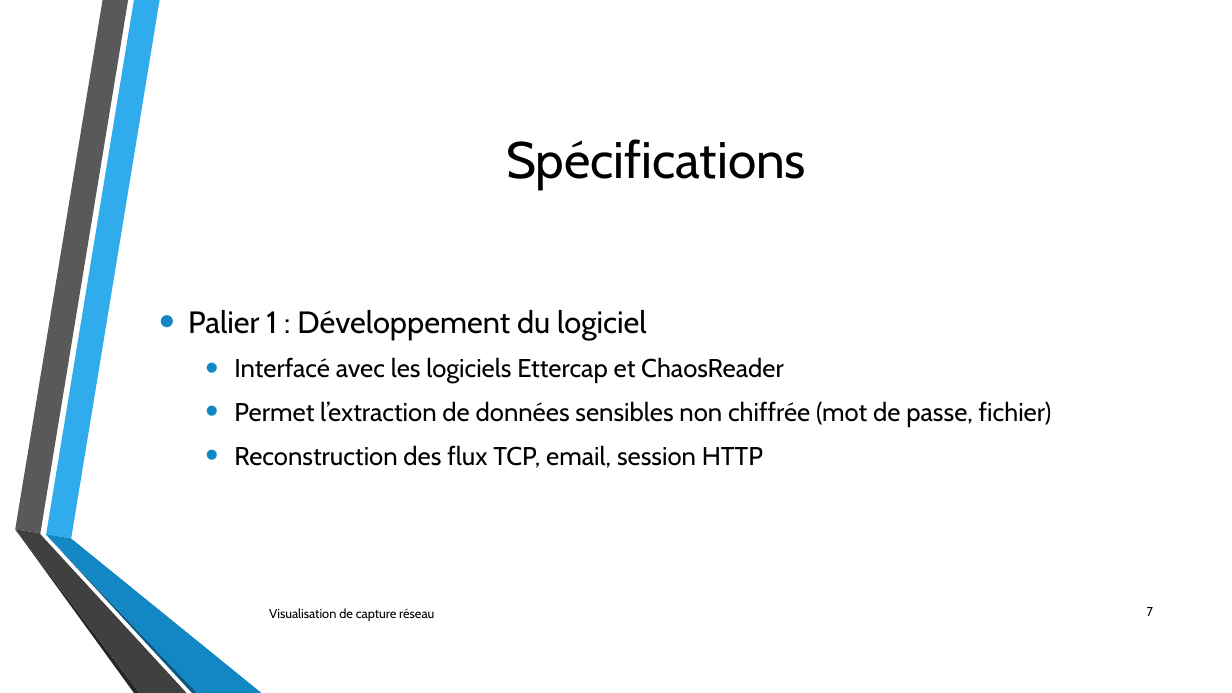
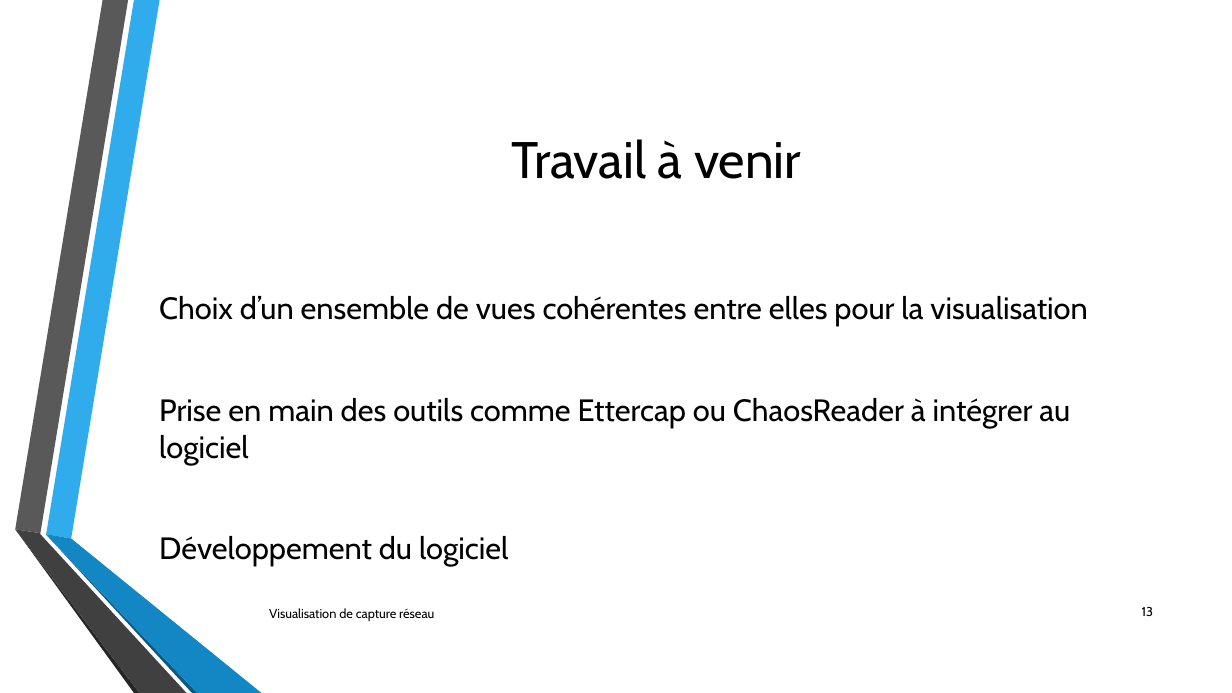
Before and after one commit to lechinoix/Pcap-visualization-project, a slide deck: slide 13 of Présentation de mi-projet/Outils de visualisation de capture réseau.pptx (slide 7 before the commit). Drawn at 1232x693 pixels with LibreOffice and Linux fonts; fonts in the diff are those of the drawing; background and template pictures are left out. Boxes give left, top, right and bottom in pixels: in the first picture for what was removed or moved away, otherwise in the second. Text is boxed around its words. In the diff, an @@ line names an element or a change of style, - is before the commit and + after.

```diff
--- a/Présentation de mi-projet/Outils de visualisation de capture réseau.pptx
+++ b/Présentation de mi-projet/Outils de visualisation de capture réseau.pptx
@@ title at (x1=511, y1=139, x2=801, y2=179): text changed @@
-Spécifications
+Travail à venir
@@ text at (x1=159, y1=296, x2=1087, y2=566): text changed; size 20 to 24 pt @@
-• Palier 1 : Développement du logiciel
-  • Interfacé avec les logiciels Ettercap et ChaosReader
-  • Permet l’extraction de données sensibles non chiffrée (mot de passe, fichier)
-  • Reconstruction des flux TCP, email, session HTTP
+Choix d’un ensemble de vues cohérentes entre elles pour la visualisation
+Prise en main des outils comme Ettercap ou ChaosReader à intégrer au logiciel
+Développement du logiciel
@@ page number at (x1=1142, y1=607, x2=1154, y2=616): text changed @@
-7
+13
```
Also in this commit, not shown: 4 other slides changed, 5 slides added, 2 slides removed, 9 other files.
